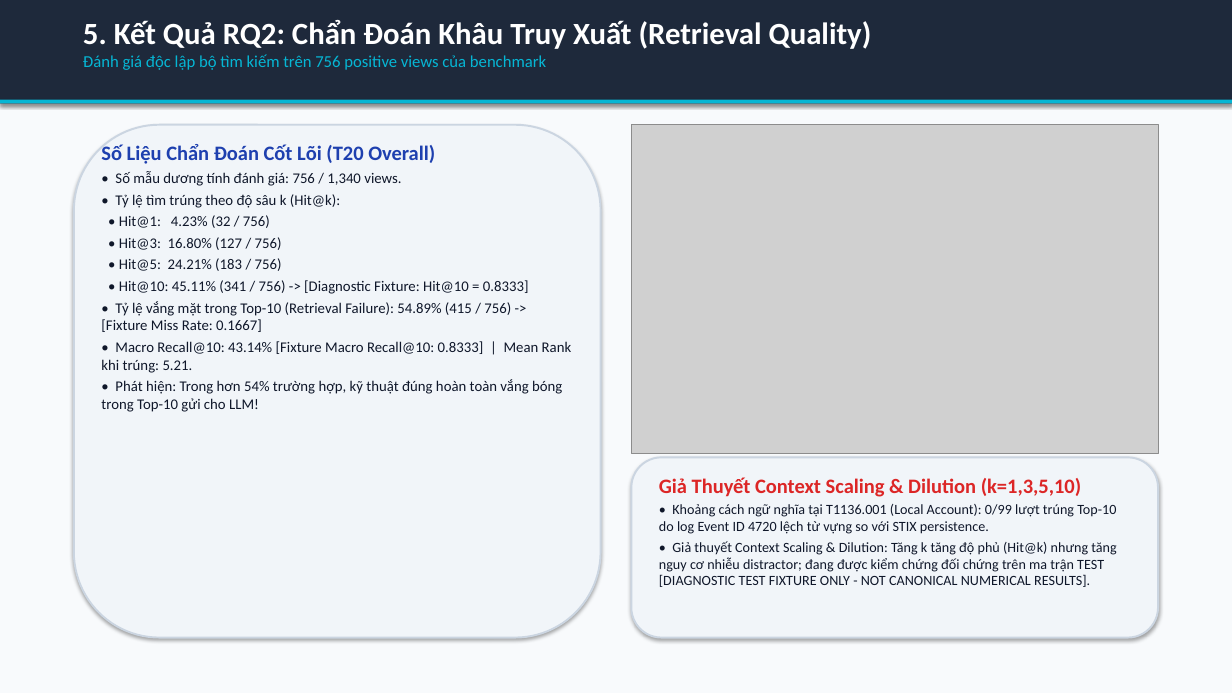
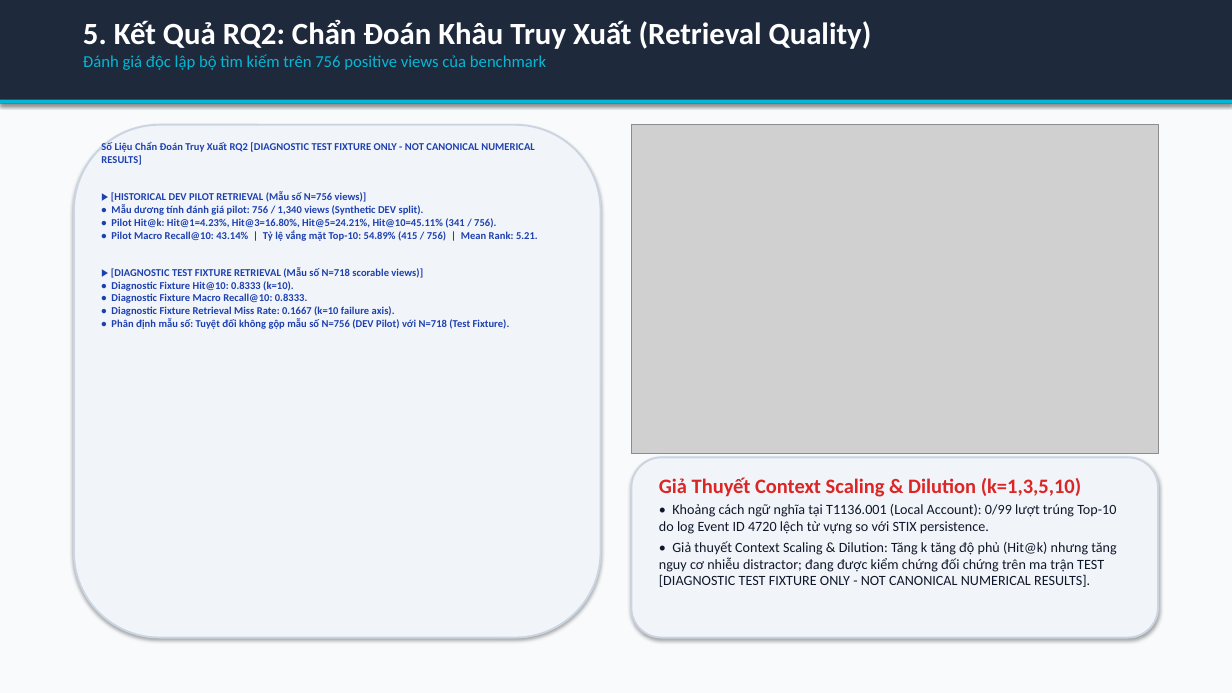
Before and after one commit to habachcp6/RAG2ATTCK, a slide deck: slide 6 of reports/evidence/fixture_populated_slides.pptx. Drawn at 1232x693 pixels with LibreOffice and Linux fonts; fonts in the diff are those of the drawing; grey boxes stand for pictures. Boxes give left, top, right and bottom in pixels: in the first picture for what was removed or moved away, otherwise in the second. Text is boxed around its words. In the diff, an @@ line names an element or a change of style, - is before the commit and + after.

Commit message:
fix(repro-presentation): repair contract defects, add per-condition deltas, cohort separation, numerical binding, and canonical bundle verification

```diff
--- a/reports/evidence/fixture_populated_slides.pptx
+++ b/reports/evidence/fixture_populated_slides.pptx
@@ text at <box>101,142,538,329</box>: text changed; size 11.5 to 8.2 pt; text colour #0F172A to #1E40AF; bold on @@
-Số Liệu Chẩn Đoán Cốt Lõi (T20 Overall)
-• Số mẫu dương tính đánh giá: 756 / 1,340 views.
-• Tỷ lệ tìm trúng theo độ sâu k (Hit@k):
-• Hit@1: 4.23% (32 / 756)
-• Hit@3: 16.80% (127 / 756)
-• Hit@5: 24.21% (183 / 756)
-• Hit@10: 45.11% (341 / 756) -> [Diagnostic Fixture: Hit@10 = 0.8333]
-• Tỷ lệ vắng mặt trong Top-10 (Retrieval Failure): 54.89% (415 / 756) -> [Fixture Miss Rate: 0.1667]
-• Macro Recall@10: 43.14% [Fixture Macro Recall@10: 0.8333] | Mean Rank khi trúng: 5.21.
-• Phát hiện: Trong hơn 54% trường hợp, kỹ thuật đúng hoàn toàn vắng bóng trong Top-10 gửi cho LLM!
+Số Liệu Chẩn Đoán Truy Xuất RQ2 [DIAGNOSTIC TEST FIXTURE ONLY - NOT CANONICAL NUMERICAL RESULTS]
+▶ [HISTORICAL DEV PILOT RETRIEVAL (Mẫu số N=756 views)]
+• Mẫu dương tính đánh giá pilot: 756 / 1,340 views (Synthetic DEV split).
+• Pilot Hit@k: Hit@1=4.23%, Hit@3=16.80%, Hit@5=24.21%, Hit@10=45.11% (341 / 756).
+• Pilot Macro Recall@10: 43.14% | Tỷ lệ vắng mặt Top-10: 54.89% (415 / 756) | Mean Rank: 5.21.
+▶ [DIAGNOSTIC TEST FIXTURE RETRIEVAL (Mẫu số N=718 scorable views)]
+• Diagnostic Fixture Hit@10: 0.8333 (k=10).
+• Diagnostic Fixture Macro Recall@10: 0.8333.
+• Diagnostic Fixture Retrieval Miss Rate: 0.1667 (k=10 failure axis).
+• Phân định mẫu số: Tuyệt đối không gộp mẫu số N=756 (DEV Pilot) với N=718 (Test Fixture).
```
Also in this commit, not shown: 2 other slides changed, 12 other files.
